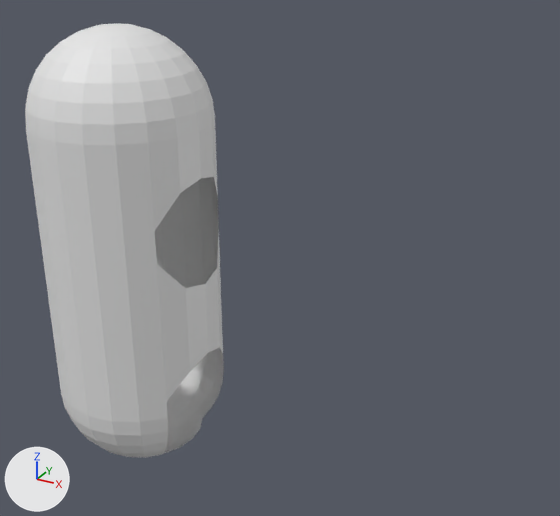
The Blender file robo.blend, before and after one commit.
Rendered twice from a 50 mm lens placed at (1.62, -1.91, 1.81), pointed at (0.44, 0.25, 0.73). Lighting does not change. The marker at lower left points along +X, +Y and +Z.

The scene before the commit, as lines of its bpy script (objects in view):
```python
me_sphere = bpy.data.meshes.new('Sphere')
me_sphere.from_pydata(...)  # 358 vertices, 352 faces; spans x -1.0..1.0, y -1.0..1.0, z -4.2..1.0
ob_sphere = bpy.data.objects.new('Sphere', me_sphere)
ob_sphere.location = (0.0, 0.0, 1.214)
ob_sphere.scale = (0.297, 0.297, 0.297)
```
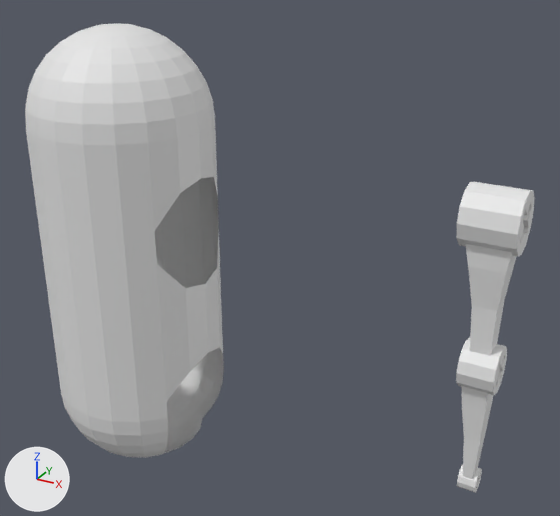
Pixel boxes (x1, y1, x2, y2) of what changed, in the pictures (560 x 516 px):
'Circle', added
    after: (456, 182, 535, 256)
'Cube', added
    after: (465, 244, 517, 356)
'Cube.001', added
    after: (462, 386, 494, 479)
'Circle.001', added
    after: (456, 337, 507, 396)
'Circle.002', added
    after: (457, 464, 482, 493)

The edits, one by one:
Mesh me_circle is new.
It has 72 vertices, 70 faces and spans x -1.0..1.0, y -1.0..1.0, z 0.0..1.77.
Mesh me_circle_001 is new.
It has 72 vertices, 70 faces and spans x -0.79..0.74, y -0.74..0.79, z 0.33..1.45.
Mesh me_cube is new.
It has 16 vertices, 14 faces and spans x -1.0..1.0, y -3.17..-1.17, z -4.65..0.87.
Mesh me_cube_001 is new.
It has 20 vertices, 14 faces, 4 loose edges and spans x -0.54..0.65, y -3.11..-1.6, z -4.72..0.9.
Object 'Circle' (ob_circle) is new; it shows me_circle.
Its location is (0.981, 0.587, 0.882).
Its rotation in degrees is (0, 90, 0).
Its scale is (0.113, 0.113, 0.113).
Object 'Circle.001' (ob_circle_001) is new; it shows me_circle_001.
Its location is (0.987, 0.587, 0.304).
Its rotation in degrees is (0, 90, 0).
Its scale is (0.12, 0.12, 0.12).
Object 'Circle.002' (ob_circle_002) is new; it shows a copy of me_circle_001.
Its location is (1.038, 0.604, -0.213).
Its rotation in degrees is (0, 90, 0).
Its scale is (0.0631, 0.0631, 0.0631).
Object 'Cube' (ob_cube) is new; it shows me_cube.
Its location is (1.085, 0.766, 0.746).
Its scale is (0.08, 0.08, 0.08).
Object 'Cube.001' (ob_cube_001) is new; it shows me_cube_001.
Its location is (1.084, 0.785, 0.182).
Its scale is (0.08, 0.08, 0.08).
